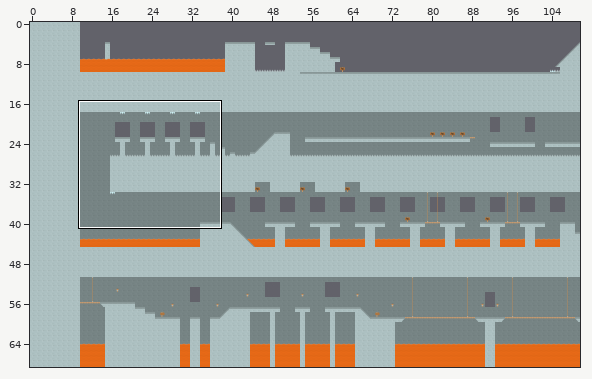
Level history. Tiled map: codigo/android/assets/data/maps/castle1.tmx. The picture above shows the old version from afar; the outline marks the close-up.
Close-up. Before the edit:
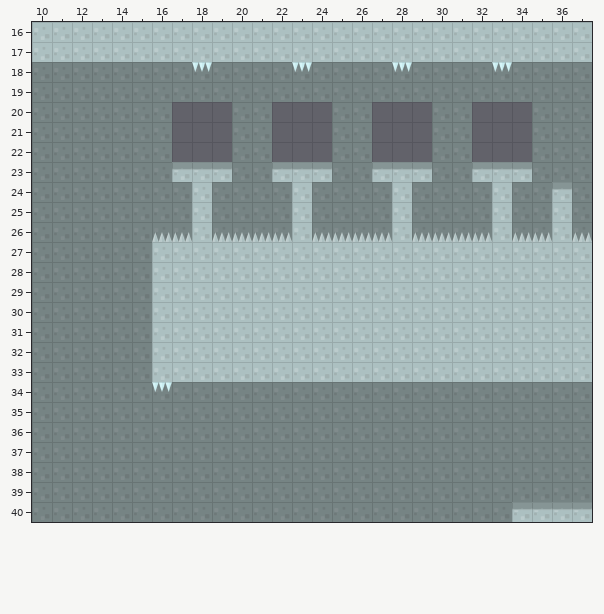
Cells are 64x64 px. Shown: x 10..37, y 16..40. The commit also changed other parts of the map, which this record leaves out.
After:
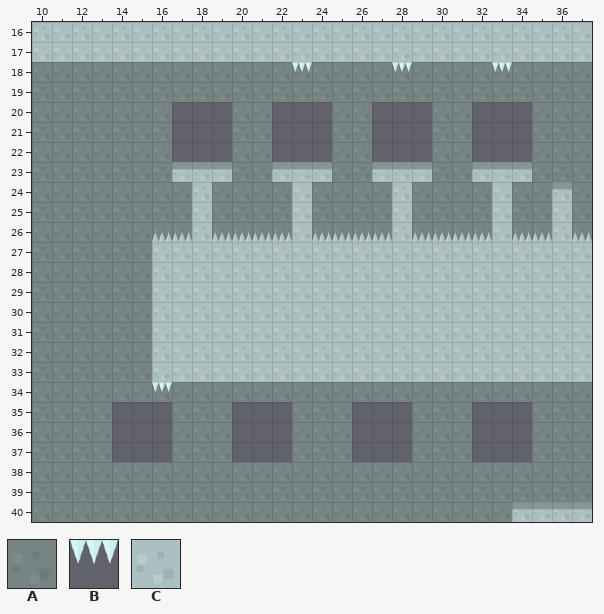
Key: from "tileset": A 0, B 27, C 51.
_ is an empty cell.
See-through tiles are keyed as they look on the map.
The edit:
{"where": "layer \"background\""}
{"y":35,"x":14,"old":"CCC","new":"___"}
{"y":35,"x":20,"old":"CCC","new":"___"}
{"y":35,"x":26,"old":"CCC","new":"___"}
{"y":35,"x":32,"old":"CCC","new":"___"}
{"y":36,"x":14,"old":"CCC","new":"___"}
{"y":36,"x":20,"old":"CCC","new":"___"}
{"y":36,"x":26,"old":"CCC","new":"___"}
{"y":36,"x":32,"old":"CCC","new":"___"}
{"y":37,"x":14,"old":"CCC","new":"___"}
{"y":37,"x":20,"old":"CCC","new":"___"}
{"y":37,"x":26,"old":"CCC","new":"___"}
{"y":37,"x":32,"old":"CCC","new":"___"}
{"where": "layer \"shadow\""}
{"y":35,"x":14,"old":"AAA","new":"___"}
{"y":35,"x":20,"old":"AAA","new":"___"}
{"y":35,"x":26,"old":"AAA","new":"___"}
{"y":35,"x":32,"old":"AAA","new":"___"}
{"y":36,"x":14,"old":"AAA","new":"___"}
{"y":36,"x":20,"old":"AAA","new":"___"}
{"y":36,"x":26,"old":"AAA","new":"___"}
{"y":36,"x":32,"old":"AAA","new":"___"}
{"y":37,"x":14,"old":"AAA","new":"___"}
{"y":37,"x":20,"old":"AAA","new":"___"}
{"y":37,"x":26,"old":"AAA","new":"___"}
{"y":37,"x":32,"old":"AAA","new":"___"}
{"where": "layer \"ground\""}
{"y":18,"x":18,"old":"B","new":"_"}
{"label":"removed","picture_box":[192,62,212,72]}
{"label":"removed","picture_box":[112,402,172,462]}
{"label":"removed","picture_box":[232,402,292,462]}
{"label":"removed","picture_box":[352,402,412,462]}
{"label":"removed","picture_box":[472,402,532,462]}
